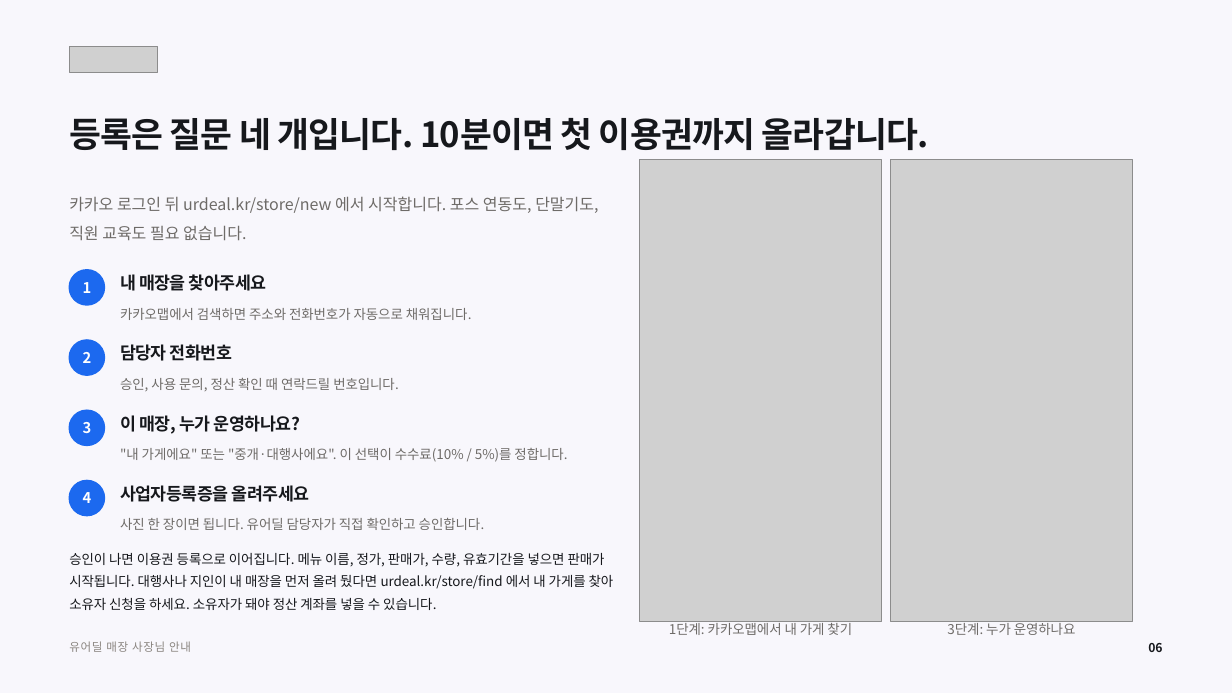
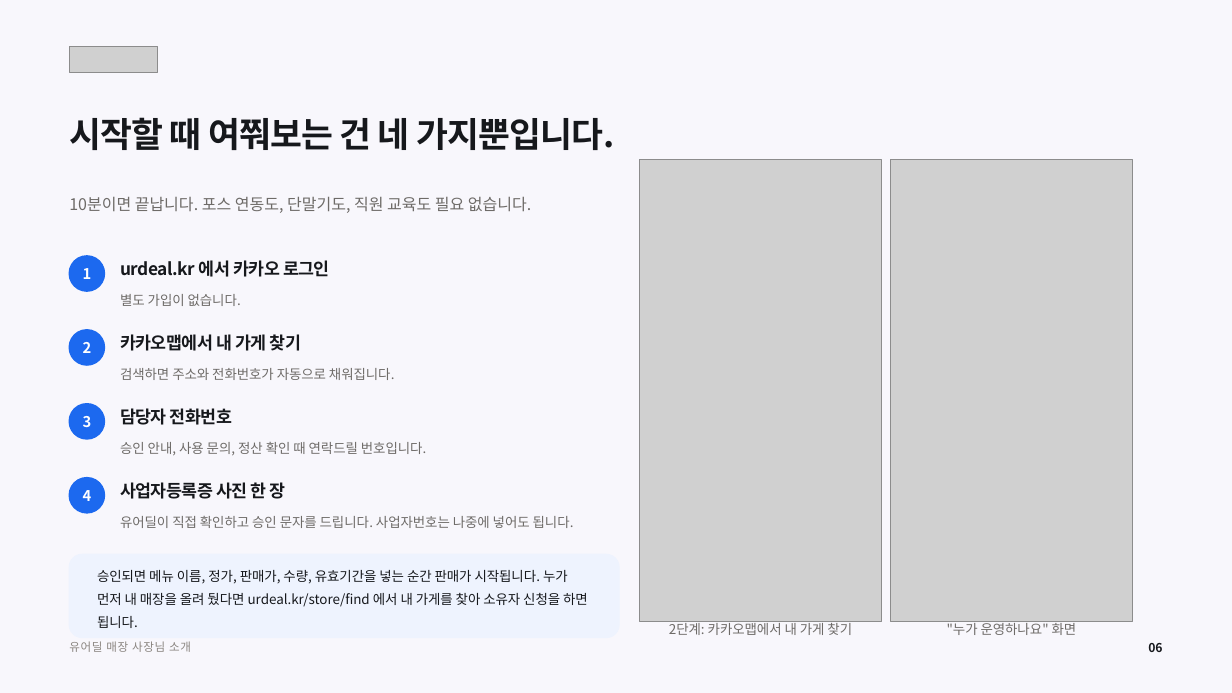
Before and after one commit to tobe2111/ur-live, a slide deck: slide 6 of docs/business/proposals/urdeal-store-owner-deck.pptx. Drawn at 1232x693 pixels with LibreOffice and Linux fonts; fonts in the diff are those of the drawing; grey boxes stand for pictures. Boxes give left, top, right and bottom in pixels: in the first picture for what was removed or moved away, otherwise in the second. Text is boxed around its words. In the diff, an @@ line names an element or a change of style, - is before the commit and + after.

```diff
--- a/docs/business/proposals/urdeal-store-owner-deck.pptx
+++ b/docs/business/proposals/urdeal-store-owner-deck.pptx
@@ text at box(69, 117, 614, 150): text changed @@
-등록은 질문 네 개입니다. 10분이면 첫 이용권까지 올라갑니다.
+시작할 때 여쭤보는 건 네 가지뿐입니다.
@@ text at box(69, 197, 531, 213): text changed @@
-카카오 로그인 뒤 urdeal.kr/store/new 에서 시작합니다. 포스 연동도, 단말기도, 직원 교육도 필요 없습니다.
+10분이면 끝납니다. 포스 연동도, 단말기도, 직원 교육도 필요 없습니다.
@@ text "1": place and size @@
-text "1" at box(83, 282, 92, 293)
+text "1" at box(83, 268, 92, 279)
@@ ellipse: place and size @@
-ellipse at box(69, 270, 104, 305)
+ellipse at box(69, 256, 104, 291)
@@ text added at box(120, 260, 330, 277), 13.5 pt, text #16181C, bold @@
+urdeal.kr 에서 카카오 로그인
@@ text removed at box(120, 274, 267, 291) @@
-내 매장을 찾아주세요
@@ text added at box(120, 294, 241, 306), 10.5 pt, text #6E6B68 @@
+별도 가입이 없습니다.
@@ text "2": place and size @@
-text "2" at box(83, 352, 92, 363)
+text "2" at box(83, 342, 92, 353)
@@ ellipse: place and size @@
-ellipse at box(69, 340, 104, 375)
+ellipse at box(69, 330, 104, 365)
@@ text added at box(120, 334, 301, 351), 13.5 pt, text #16181C, bold @@
+카카오맵에서 내 가게 찾기
@@ text at box(120, 368, 395, 380): text changed @@
-카카오맵에서 검색하면 주소와 전화번호가 자동으로 채워집니다.
+검색하면 주소와 전화번호가 자동으로 채워집니다.
@@ text "3": place and size @@
-text "3" at box(83, 422, 92, 433)
+text "3" at box(83, 416, 92, 427)
@@ ellipse: place and size @@
-ellipse at box(69, 410, 104, 445)
+ellipse at box(69, 404, 104, 439)
@@ text "담당자 전화번호": place and size @@
-text "담당자 전화번호" at box(120, 344, 232, 361)
+text "담당자 전화번호" at box(120, 408, 232, 425)
@@ text removed at box(120, 415, 301, 434) @@
-이 매장, 누가 운영하나요?
@@ text at box(120, 442, 427, 455): text changed @@
-승인, 사용 문의, 정산 확인 때 연락드릴 번호입니다.
+승인 안내, 사용 문의, 정산 확인 때 연락드릴 번호입니다.
@@ text removed at box(120, 448, 567, 462) @@
-"내 가게에요" 또는 "중개·대행사에요". 이 선택이 수수료(10% / 5%)를 정합니다.
@@ text at box(120, 482, 286, 499): text changed @@
-사업자등록증을 올려주세요
+사업자등록증 사진 한 장
@@ text at box(120, 516, 574, 528): text changed @@
-사진 한 장이면 됩니다. 유어딜 담당자가 직접 확인하고 승인합니다.
+유어딜이 직접 확인하고 승인 문자를 드립니다. 사업자번호는 나중에 넣어도 됩니다.
@@ rounded rectangle added at box(69, 555, 619, 638), fill #EEF3FE, outline #EEF3FE 1 pt @@
@@ text "승인되면 메뉴 이름, 정가, 판매가, ..." at box(97, 570, 588, 628): vertical alignment top to middle @@
@@ text at box(97, 570, 588, 628): text changed @@
-승인이 나면 이용권 등록으로 이어집니다. 메뉴 이름, 정가, 판매가, 수량, 유효기간을 넣으면 판매가 시작됩니다. 대행사나 지인이 내 매장을 먼저 올려 뒀다면 urdeal.kr/store/find 에서 내 가게를 찾아 소유자 신청을 하세요. 소유자가 돼야 정산 계좌를 넣을 수 있습니다.
+승인되면 메뉴 이름, 정가, 판매가, 수량, 유효기간을 넣는 순간 판매가 시작됩니다. 누가 먼저 내 매장을 올려 뒀다면 urdeal.kr/store/find 에서 내 가게를 찾아 소유자 신청을 하면 됩니다.
@@ text at box(669, 620, 852, 635): text changed @@
-1단계: 카카오맵에서 내 가게 찾기
+2단계: 카카오맵에서 내 가게 찾기
@@ text at box(947, 620, 1077, 635): text changed @@
-3단계: 누가 운영하나요
+"누가 운영하나요" 화면
@@ text at box(69, 641, 191, 652): text changed @@
-유어딜 매장 사장님 안내
+유어딜 매장 사장님 소개
```
Also in this commit, not shown: 6 other slides changed, 1 slide added, 6 slides removed, 7 other files.
